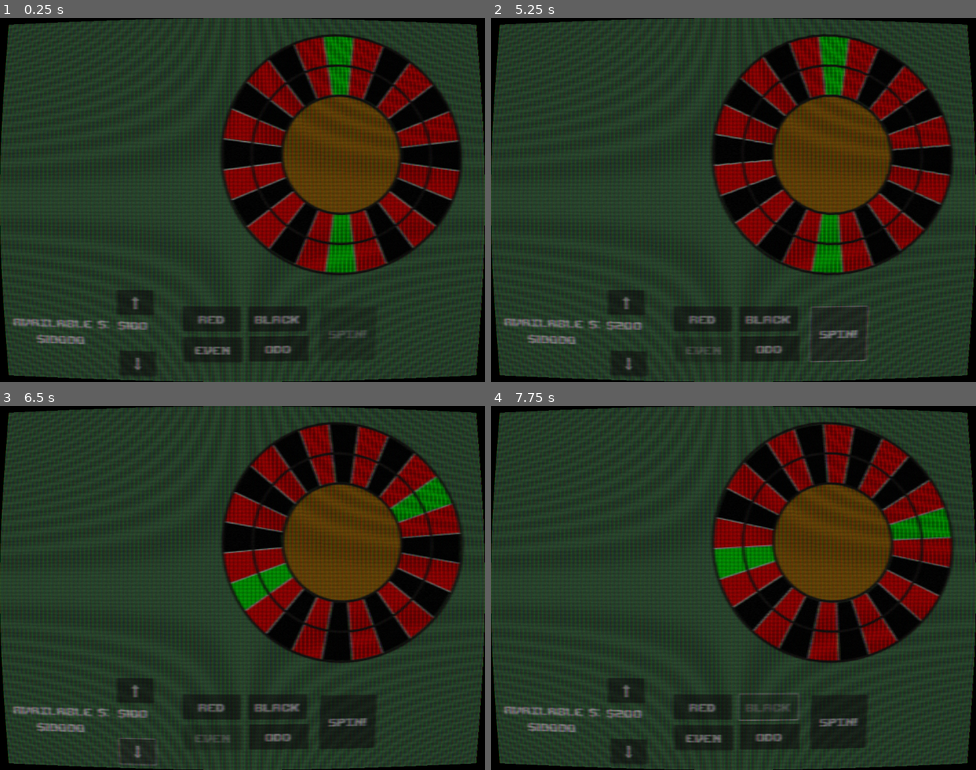
Above: before the commit, frames 1-4 (two rows, left to right).
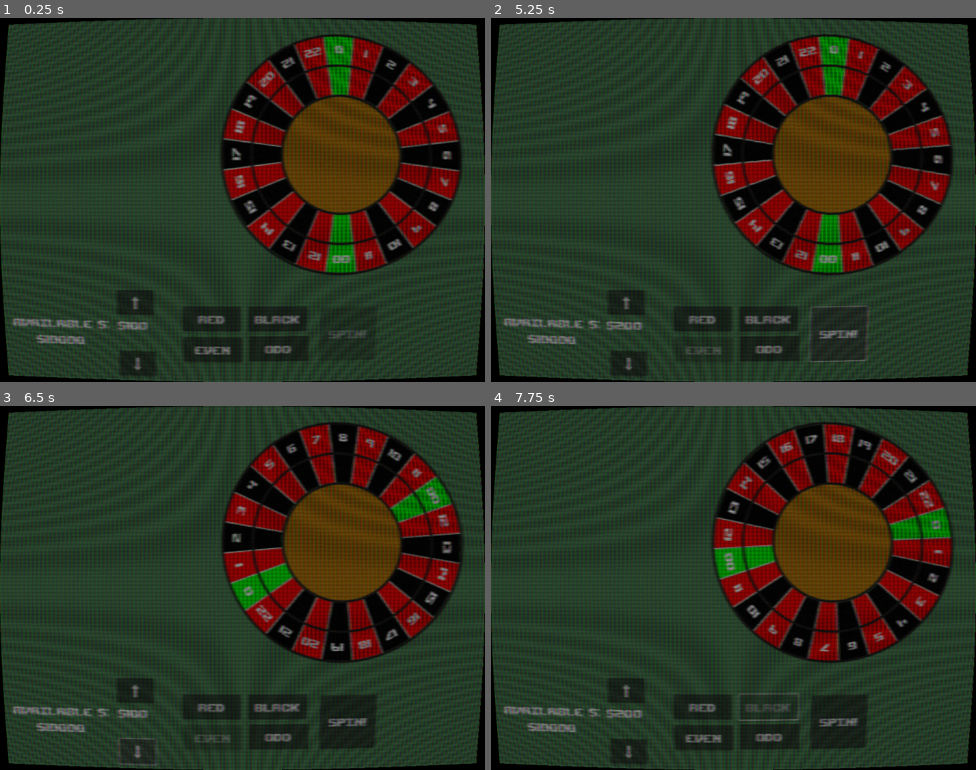
Above: after the commit, the same moments.

Repository: RossRKK/gmtk-game-jam-2025
Game: Godot game, scene res://scenes/roulette_scene.tscn
Same seed, same stepped clock (60 frames per second), same inputs: the game is played once before the commit and once after it.
Inputs:
- Up to frame 1 (0.25 s): no input
- Up to frame 2 (5.25 s): click "⬇" at 0.5 s; click "⬆" at 1.25 s; click "Black" at 2 s; click "Red" at 2.75 s; click "Odd" at 3.5 s; click "Even" at 4.25 s; click "Spin!" at 5 s
- Up to frame 3 (6.5 s): click "⬇" at 5.75 s
- Up to frame 4 (7.75 s): click "⬆" at 6.5 s; click "Black" at 7.25 s

The runs differ from the first frame. In frame 1, 1.3% of the frame differs, in the area x 47-94%, y 7-68%; in frame 2, 1.4%; in frame 3, 1.4%; in frame 4, 1.4%.

Commit message:
Ppuolutaing segments properly

Diff:
--- /dev/null
+++ b/scenes/segment.tscn
@@ -0,0 +1,20 @@
+[gd_scene load_steps=3 format=3 uid="uid://d0748sptbqps6"]
+
+[ext_resource type="Texture2D" uid="uid://di5hd8wapd7et" path="res://assets/png/segment.png" id="1_ekkcu"]
+[ext_resource type="Theme" uid="uid://774qwrnpcvo5" path="res://scenes/text_theme.tres" id="2_nac3j"]
+
+[node name="SegmentScene" type="Node2D"]
+
+[node name="SegmentSprite" type="Sprite2D" parent="."]
+modulate = Color(1, 0, 0, 1)
+texture = ExtResource("1_ekkcu")
+
+[node name="SegmentLabel" type="RichTextLabel" parent="."]
+offset_left = -24.0
+offset_top = -239.0
+offset_right = 26.0
+offset_bottom = -199.0
+theme = ExtResource("2_nac3j")
+text = "9
+"
+horizontal_alignment = 1
--- a/scripts/roulette_wheel/segment.gd
+++ b/scripts/roulette_wheel/segment.gd
@@ -19,11 +19,23 @@
 
 var game: Game = Game.get_instance()
 
-@export var colour: RouletteColour
-@export var number: int
+@export var colour: RouletteColour:
+	set(value):
+		colour = value
+		if sprite:
+			sprite.modulate = get_colour_for_roulette_colour(colour)
+
+@export var number: int:
+	set(value):
+		number = value
+		if number_text:
+			number_text.text = get_label()
+
 @export var segment_effect: SegmentEffect
 
 var sprite: Sprite2D
+
+var number_text: RichTextLabel
 
 var index: int
 
@@ -34,13 +46,23 @@
 	index = i
 	rotation = i * (2 * PI / game.WHEEL_SIZE)
 
+func get_label() -> String:
+	if number == 0 and index != 0:
+		return "00"
+
+	return "%d" % number
 
 # Called when the node enters the scene tree for the first time.
 func _ready() -> void:
-	sprite = Sprite2D.new()
-	sprite.texture = load("res://assets/png/segment.png")
+	var scene = load("res://scenes/segment.tscn").instantiate()
+	add_child(scene)
+
+	sprite = scene.get_node("SegmentSprite")
+	number_text = scene.get_node("SegmentLabel")
+
 	sprite.modulate = get_colour_for_roulette_colour(colour)
-	add_child(sprite)
+	number_text.text = get_label()
+
 
 
 func apply_landed_effect(bet: Bet, ball: Ball):
--- a/scripts/roulette_wheel/segment_handler.gd
+++ b/scripts/roulette_wheel/segment_handler.gd
@@ -9,13 +9,15 @@
 
 # Called when the node enters the scene tree for the first time.
 func _ready() -> void:
+	var number = 1
 	for i in range(game.WHEEL_SIZE):
 		if i == 0 or i == game.WHEEL_SIZE/2:
 			var colour: Segment.RouletteColour = Segment.RouletteColour.Zero
 			add_child(Segment.new(colour, 0, i))
 		else:
 			var colour: Segment.RouletteColour = Segment.RouletteColour.Black if i % 2 == 0 else Segment.RouletteColour.Red
-			add_child(Segment.new(colour, i, i))
+			add_child(Segment.new(colour, number, i))
+			number += 1
 
 
 # Called every frame. 'delta' is the elapsed time since the previous frame.
